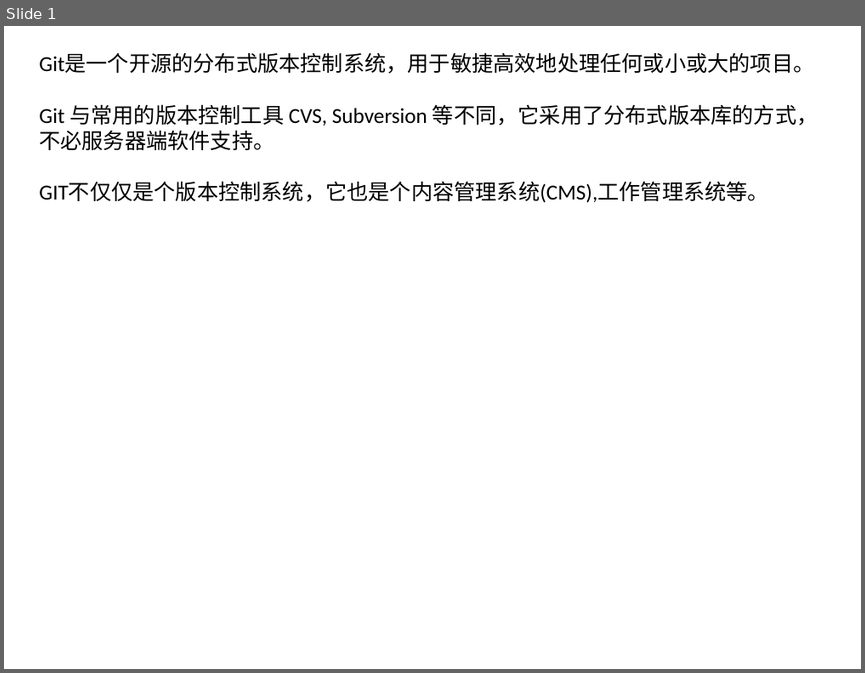
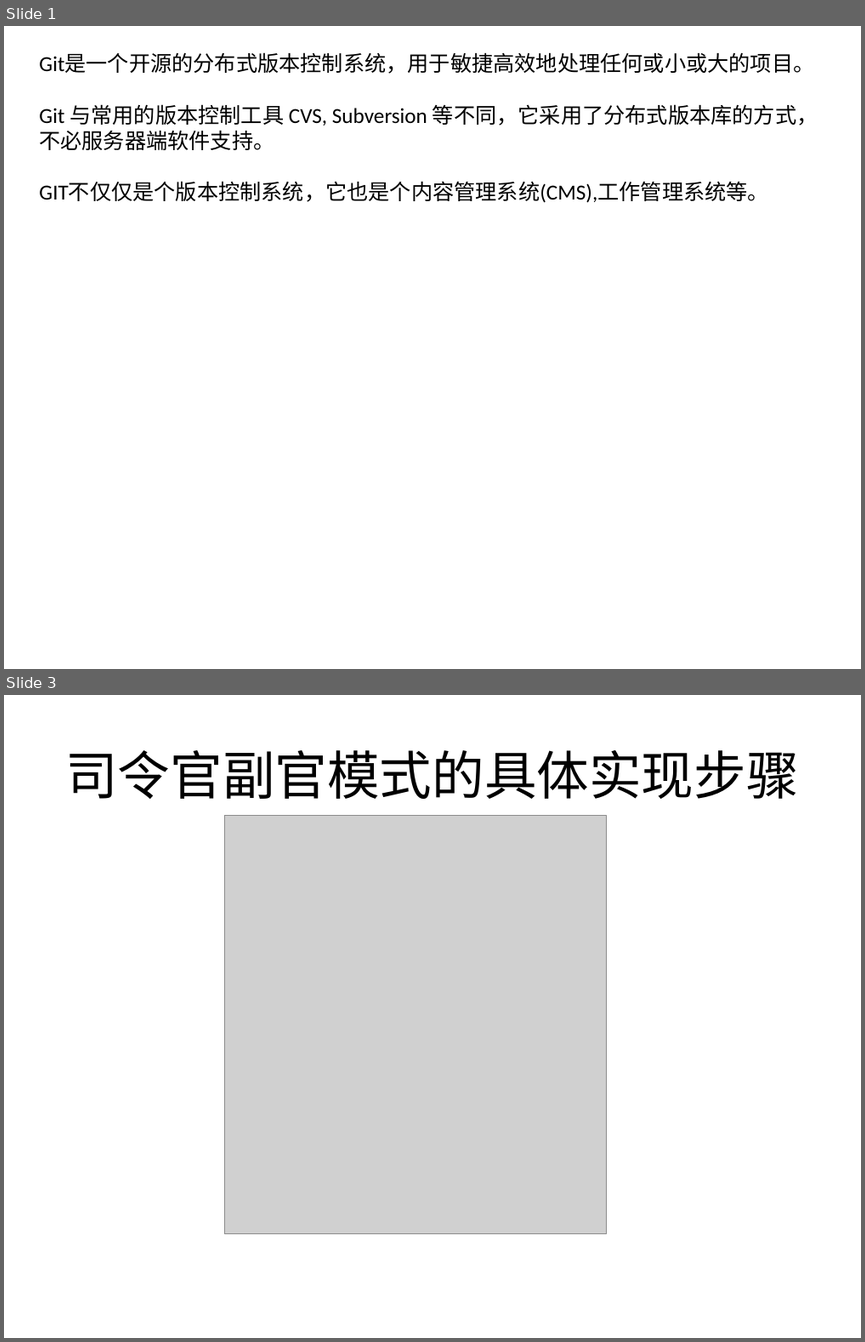
Before and after one commit to greenwonder/MyHtml5, a slide deck: GIT.pptx. Shown one above the other, each under a label of ours: slide 1 before the commit, slides 1 and 3 after it; the slides between them are not shown. The pictures are 865x673 and 865x1342 pixels, drawn with LibreOffice and Linux fonts; fonts in the diff are those of the drawing; grey boxes stand for pictures. Boxes give left, top, right and bottom in pixels: in the first picture for what was removed or moved away, otherwise in the second. Text is boxed around its words. In the diff, an @@ line names an element or a change of style, - is before the commit and + after.

```diff
--- a/GIT.pptx
+++ b/GIT.pptx
@@ slide 3 added at [4,695,861,1338], background #FFFFFF @@
@@ title added at [65,750,798,799], 44 pt, text #000000 @@
+司令官副官模式的具体实现步骤
@@ picture added at [225,816,607,1234] @@
```
Also in this commit, not shown: 5 other slides added.
